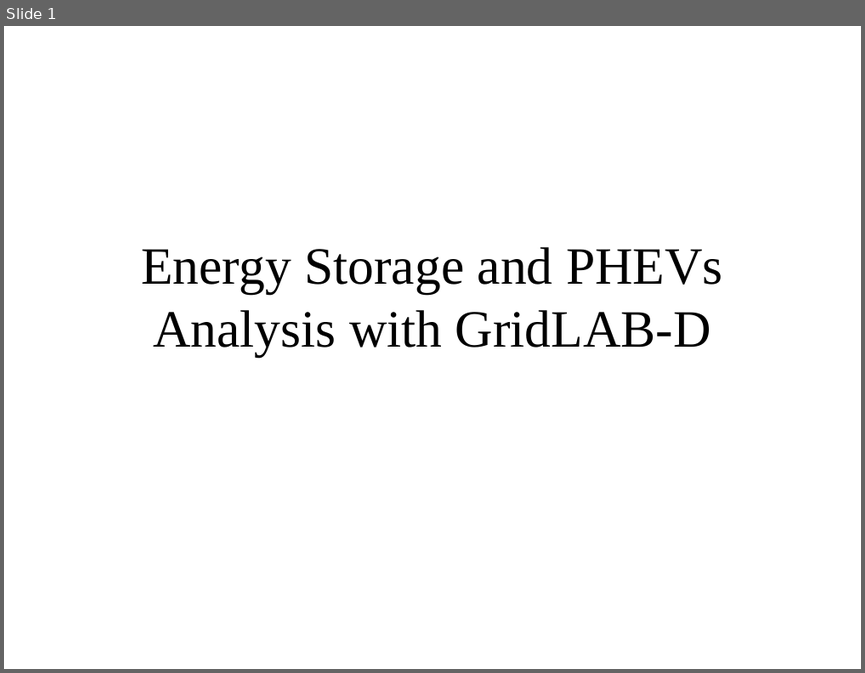
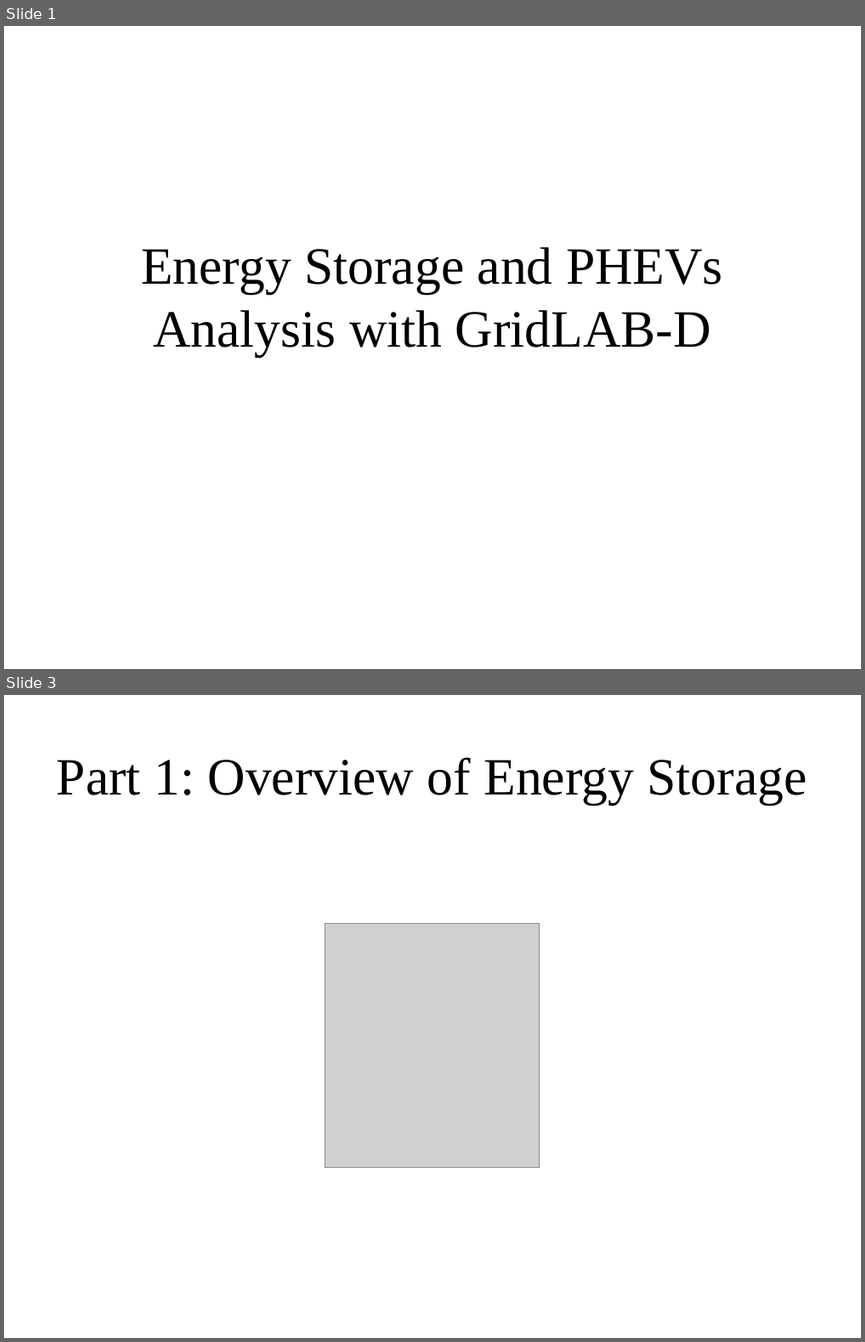
Before and after one commit to gridlab-d/course, a slide deck: Distribution_Analysis_Course/4.0 - Energy_Storage_and_PHEVs.ppt. Shown one above the other, each under a label of ours: slide 1 before the commit, slides 1 and 3 after it; the slides between them are not shown. The pictures are 865x673 and 865x1342 pixels, drawn with LibreOffice and Linux fonts; fonts in the diff are those of the drawing; grey boxes stand for pictures. Boxes give left, top, right and bottom in pixels: in the first picture for what was removed or moved away, otherwise in the second. Text is boxed around its words. In the diff, an @@ line names an element or a change of style, - is before the commit and + after.

```diff
--- a/Distribution_Analysis_Course/4.0 - Energy_Storage_and_PHEVs.ppt
+++ b/Distribution_Analysis_Course/4.0 - Energy_Storage_and_PHEVs.ppt
@@ slide 3 added at (x1=4, y1=695, x2=861, y2=1338), background #FFFFFF @@
@@ title added at (x1=57, y1=757, x2=807, y2=805), 44 pt, text #000000 @@
+Part 1: Overview of Energy Storage
@@ picture added at (x1=325, y1=924, x2=539, y2=1168) @@
```
Also in this commit, not shown: 1 slide changed, 20 other slides added.
